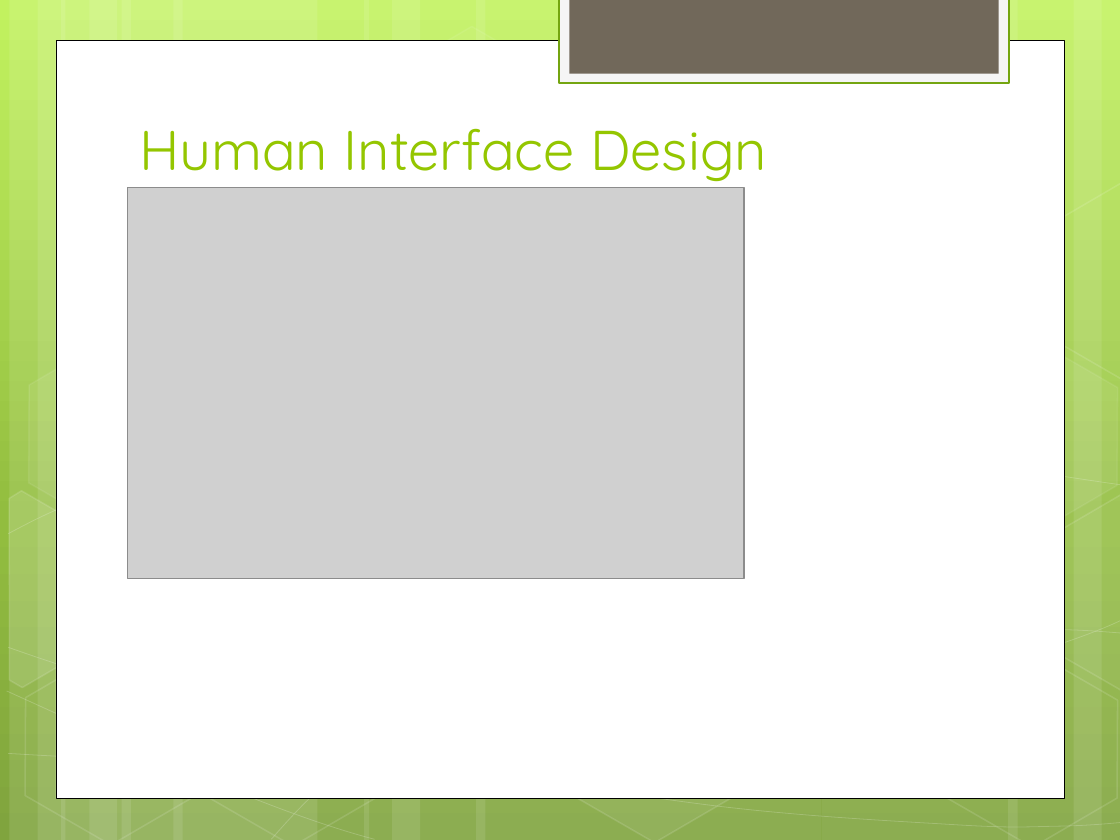
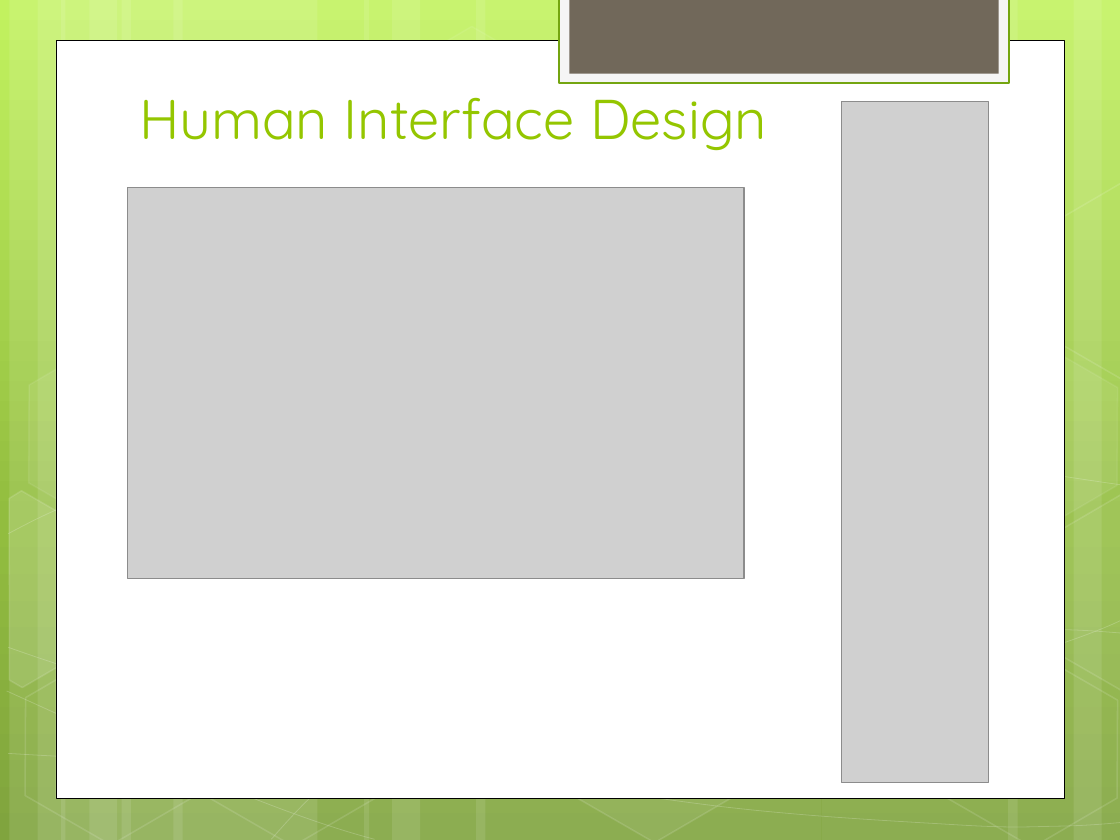
Before and after one commit to hiyenwong/cs679-b1-class-project, a slide deck: slide 34 of deliverables/final/Final Presentation.pptx (slide 30 before the commit). Drawn at 1120x840 pixels with LibreOffice and Linux fonts; fonts in the diff are those of the drawing; grey boxes stand for pictures. Boxes give left, top, right and bottom in pixels: in the first picture for what was removed or moved away, otherwise in the second. Text is boxed around its words. In the diff, an @@ line names an element or a change of style, - is before the commit and + after.

```diff
--- a/deliverables/final/Final Presentation.pptx
+++ b/deliverables/final/Final Presentation.pptx
@@ text "Human Interface Design" rewrapped from (139,128,767,182) to (139,82,767,151) @@
@@ picture added at (841,101,988,782) @@
```
Also in this commit, not shown: 13 other slides changed, 6 slides added, 2 slides removed.
